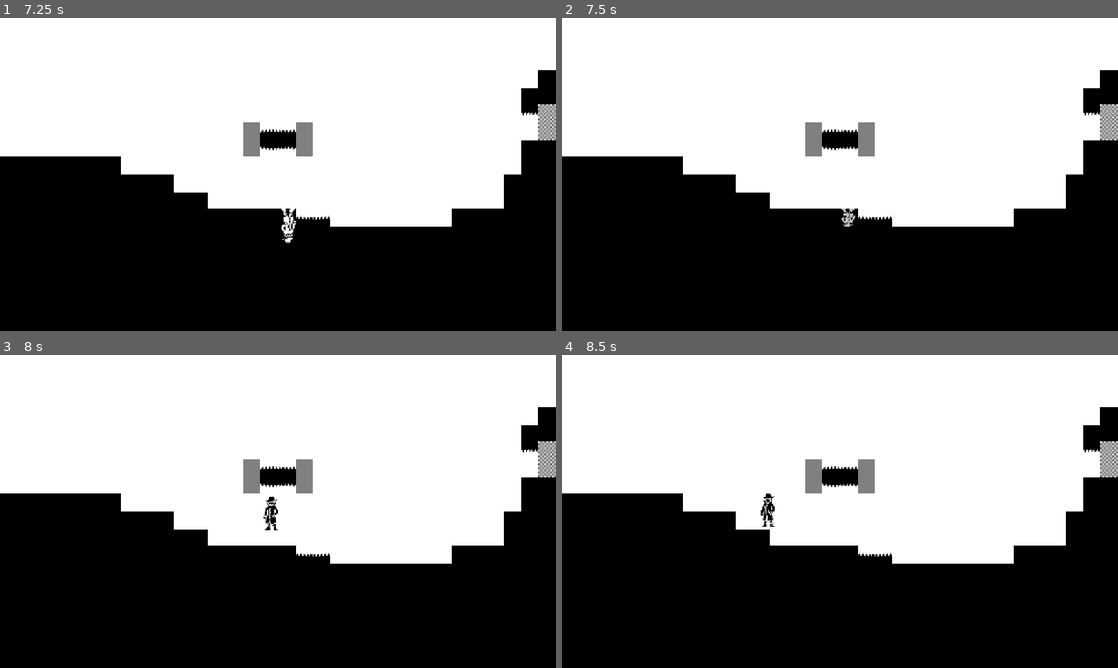
Above: before the commit, frames 1-4 (two rows, left to right).
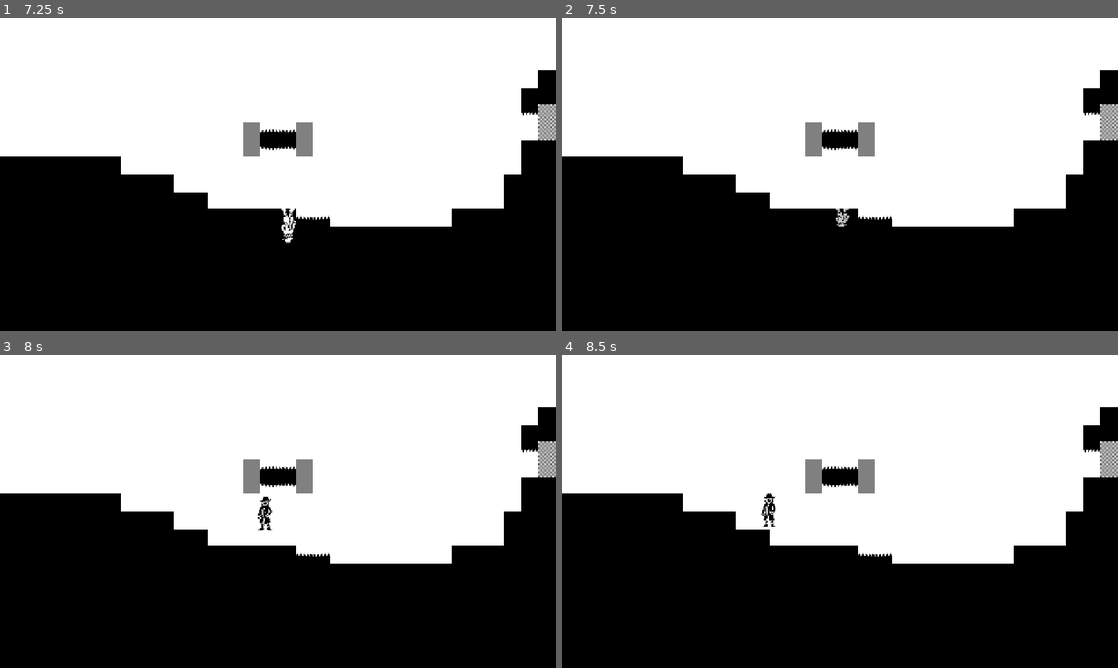
Above: after the commit, the same moments.

Repository: KIT-GameJam/FlipFlop
Game: Godot game, scene res://core/gamemanager.tscn
Same seed, same stepped clock (60 frames per second), same inputs: the game is played once before the commit and once after it.
Inputs (mouse positions are in pixels of both pictures, inside the frame that each line leads up to):
- Up to frame 1 (7.25 s): click "Start" at 0.5 s; click "Continue" at 1.25 s; tap Enter at 2 s; move the mouse to (305, 174) at 2.02 s; hold D (move_right) 2.03-3.53 s; tap E (flip) every 0.75 s from 2.1 to 6.6 s; tap W (jump) at 2.27, 3.02, 4.52, 5.27, 6.02 s; move the mouse to (250, 174) at 2.77 s; move the mouse to (289, 168) at 3.52 s; hold A (move_left) 3.53-4.28 s; tap Space at 4.25 s; move the mouse to (272, 180) at 4.27 s; hold D (move_right) 4.28-5.78 s; move the mouse to (316, 177) at 5.02 s; move the mouse to (233, 171) at 5.77 s; hold A (move_left) 5.78-6.53 s; move the mouse to (283, 174) at 6.52 s; hold D (move_right) from 6.53 s (still down)
- Up to frame 2 (7.5 s): move the mouse to (817, 168) at 7.27 s; release D (move_right) at 7.28 s; hold A (move_left) from 7.28 s (still down); tap E (flip) at 7.35 s
- Up to frame 3 (8 s): keep holding A (move_left); tap W (jump) at 7.52 s
- Up to frame 4 (8.5 s): keep holding A (move_left); move the mouse to (867, 511) at 8.02 s; tap E (flip) at 8.1 s; tap W (jump) at 8.27 s

Frame 1 is identical in both runs. In frame 2, 0.1% of the frame differs, in the area x 49-53%, y 60-67%; in frame 3, 0.2%, in the area x 46-50%, y 45-56%; in frame 4, 0.1%.

Commit message:
Update tile layers & fix spike detection

Diff:
--- a/entities/Player.tscn
+++ b/entities/Player.tscn
@@ -238,5 +238,5 @@
 libraries/ = SubResource("AnimationLibrary_l1ths")
 speed_scale = 2.0
 
-[connection signal="area_entered" from="HitBox" to="." method="_on_hit_box_area_entered"]
+[connection signal="body_entered" from="HitBox" to="." method="_on_kill_body_entered"]
 [connection signal="animation_finished" from="AnimationPlayer" to="." method="_on_animation_player_animation_finished"]
--- a/entities/player.gd
+++ b/entities/player.gd
@@ -94,5 +94,6 @@
 	in_flipping_animation = false
 
 
-func _on_hit_box_area_entered(area: Area2D) -> void:
-	print("kill")
+func _on_kill_body_entered(body: Node2D) -> void:
+	if body is TileMapLayer:
+		print("kill")
--- a/levels/abstract_level.tscn
+++ b/levels/abstract_level.tscn
@@ -13,9 +13,13 @@
 1:2/0 = 0
 1:2/0/physics_layer_2/polygon_0/points = PackedVector2Array(-20, -20, 20, -20, 20, 20, -20, 20)
 0:3/0 = 0
-0:3/0/physics_layer_3/polygon_0/points = PackedVector2Array(-20, -4.091425, 20, -4.091425, 20, 3.93919, -20, 4.0204096)
+0:3/0/physics_layer_0/polygon_0/points = PackedVector2Array(-20, -20, 20, -20, 20, 0, -20, 0)
+0:3/0/physics_layer_1/polygon_0/points = PackedVector2Array(-20, 0, 20, 0, 20, 20, -20, 20)
+0:3/0/physics_layer_3/polygon_0/points = PackedVector2Array(-20, -4, 20, -4, 20, 4, -20, 4)
 1:3/0 = 0
-1:3/0/physics_layer_3/polygon_0/points = PackedVector2Array(-20, -4.091425, 20, -4.091425, 20, 3.93919, -20, 4.0204096)
+1:3/0/physics_layer_0/polygon_0/points = PackedVector2Array(-20, 0, 20, 0, 20, 20, -20, 20)
+1:3/0/physics_layer_1/polygon_0/points = PackedVector2Array(-20, -20, 20, -20, 20, 0, -20, 0)
+1:3/0/physics_layer_3/polygon_0/points = PackedVector2Array(-20, -4, 20, -4, 20, 4, -20, 4)
 0:2/0 = 0
 
 [sub_resource type="TileSet" id="TileSet_ldao0"]
Not shown: 1 places in levels/abstract_level.tscn that only renumber resources
